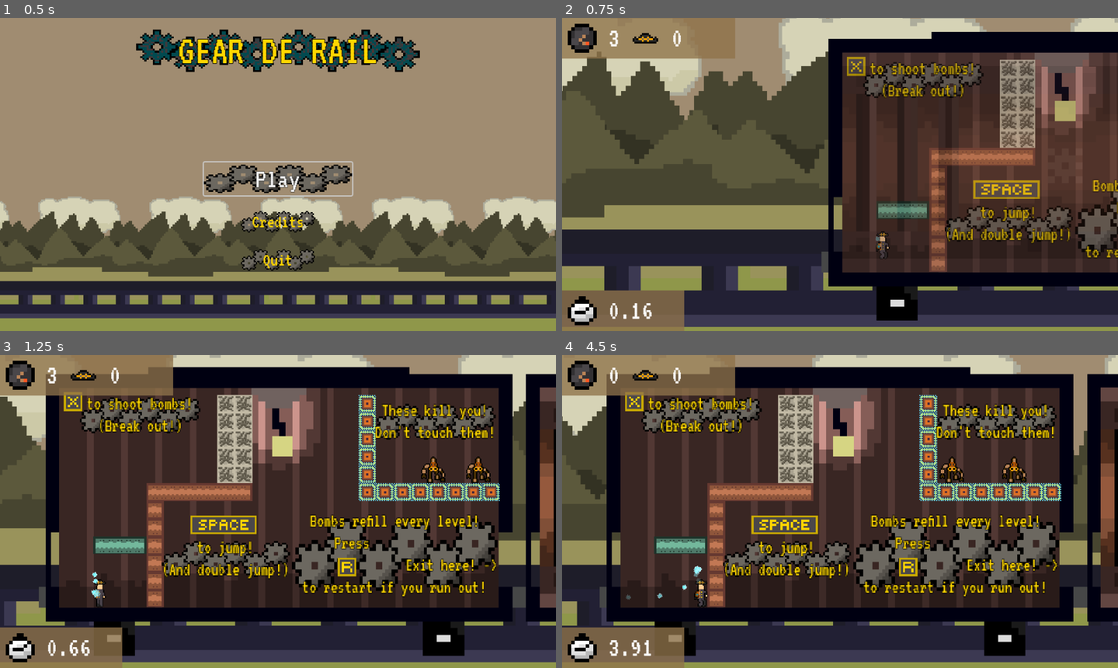
Above: before the commit, frames 1-4 (two rows, left to right).
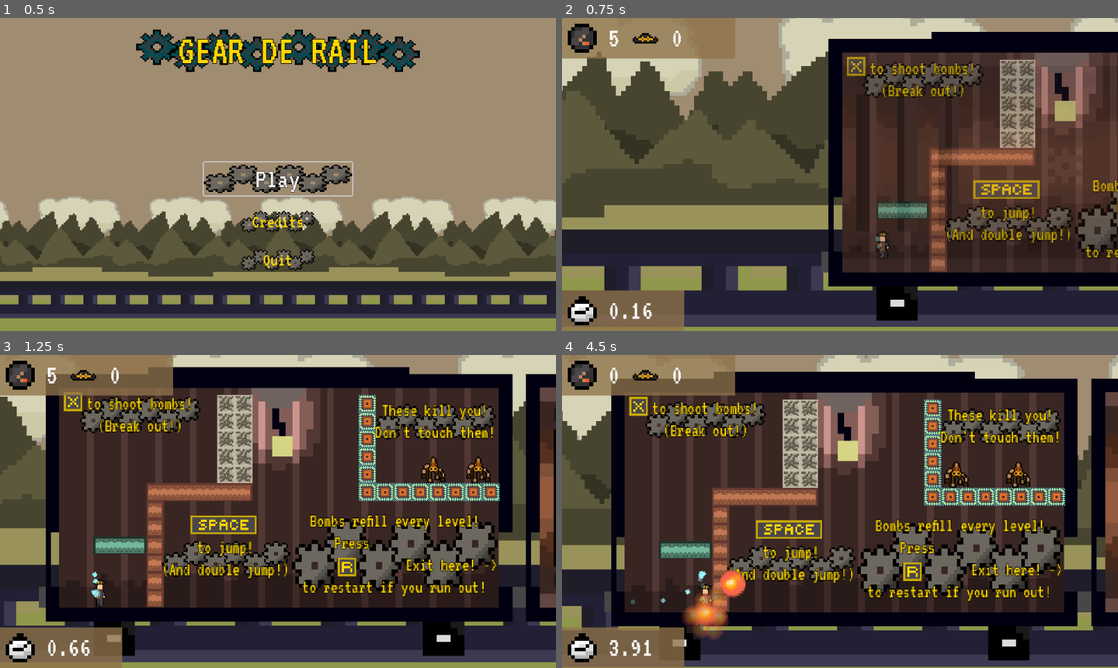
Above: after the commit, the same moments.

Repository: jordanbrotherton/GearDeRail
Game: Godot game, scene res://title.tscn
Same seed, same stepped clock (60 frames per second), same inputs: the game is played once before the commit and once after it.
Inputs (mouse positions are in pixels of both pictures, inside the frame that each line leads up to):
- Up to frame 1 (0.5 s): no input
- Up to frame 2 (0.75 s): click "Play" at 0.5 s
- Up to frame 3 (1.25 s): no input
- Up to frame 4 (4.5 s): move the mouse to (962, 495) at 1.27 s; hold Right (ui_right) 1.28-2.78 s; tap X (bomb) every 0.75 s from 1.35 to 4.35 s; tap Space (jump) at 1.52, 2.27, 3.77 s; move the mouse to (728, 527) at 2.02 s; move the mouse to (895, 442) at 2.77 s; hold Left (ui_left) 2.78-3.53 s; move the mouse to (812, 574) at 3.52 s; hold Right (ui_right) from 3.53 s (still down); move the mouse to (1006, 558) at 4.27 s

Frame 1 is identical in both runs. In frame 2, less than 0.1% of the frame differs, in the area x 8-11%, y 4-10%; in frame 3, less than 0.1%; in frame 4, 40%, in the area x 0-100%, y 0-100%.

Commit message:
Final level bombs updated

Diff:
--- a/level/level.gd
+++ b/level/level.gd
@@ -1,4 +1,4 @@
 class_name Level
 extends Node
 
-@export var bombs: int = 3
+@export var bombs: int = 5
